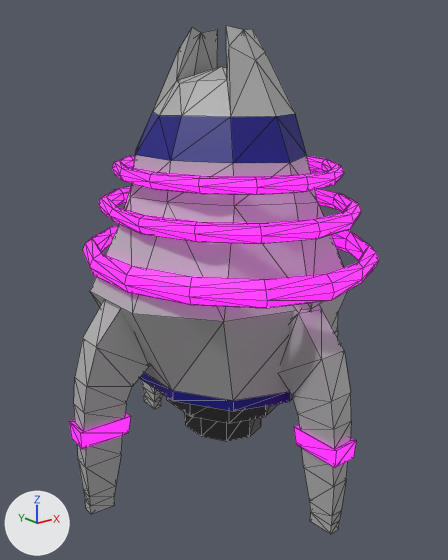
What one commit did to the FBX model GlobalGameJam2021/Assets/Art/Model/MO_player.fbx.
Both versions are drawn from a 50 mm camera at (-0.453, -0.56, 0.395) aimed at (-0.007, -0.003, 0.172). The axes (+X, +Y, +Z) are drawn at lower left. The lights are the same throughout. Mesh edges are drawn as thin lines. Where no turn or scale is listed for an object, it has been applied to the vertices.

The older version as bpy lines, for what is in view:
```python
me_cylinder_017 = bpy.data.meshes.new('Cylinder.017')
me_cylinder_017.from_pydata(...)  # 332 vertices, 644 faces; spans x -0.206..0.199, y -0.2..0.205, z -0.044..0.486
me_cylinder_017.materials.append(mat_material_031)  # grey #afafaf
me_cylinder_017.materials.append(mat_neon)  # pink #e713da
me_cylinder_017.materials.append(mat_material_036)  # blue #08007d
me_cylinder_017.materials.append(mat_dark)  # black #303030
me_cylinder_017.materials.append(mat_material_033)  # grey #afafaf
me_cylinder_017.materials.append(mat_neon_008)  # pink #e713da
me_cylinder_017.materials.append(mat_material_035)  # grey #afafaf
me_cylinder_017.materials.append(mat_neon_010)  # pink #e713da
me_cylinder_017.materials.append(mat_material_034)  # grey #afafaf
me_cylinder_017.materials.append(mat_neon_009)  # pink #e713da
me_cylinder_023 = bpy.data.meshes.new('Cylinder.023')
me_cylinder_023.from_pydata(...)  # 315 vertices, 630 faces; spans x -0.16..0.162, y -0.184..0.185, z 0.224..0.343
me_cylinder_023.materials.append(mat_neon)  # pink #e713da
ob_player = bpy.data.objects.new('player', me_cylinder_017)
ob_player.location = (0.0, 0.0, -0.03)
ob_ring = bpy.data.objects.new('ring', me_cylinder_023)
ob_ring.location = (0.0, 0.0, -0.03)
```
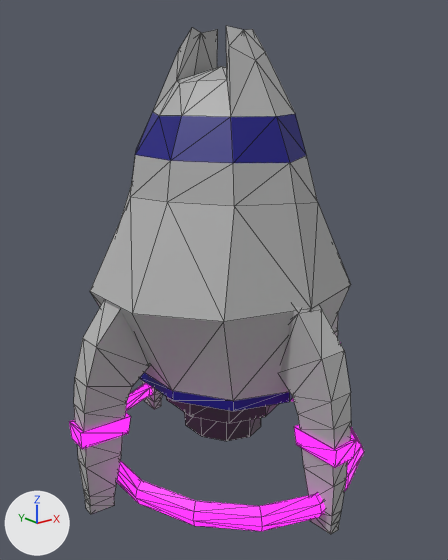
Boxes (x1, y1, x2, y2) around the edits, measured in the pictures (448 x 560 px):
```json
{"object": "ring", "change": "deleted", "before": [83, 155, 379, 308], "on screen": "pink"}
{"object": "ring1", "change": "added", "after": [116, 383, 364, 531], "on screen": "pink"}
```

Scene script edits in JSON lines:
```json
{"op": "add", "block": "me_cylinder_023_1", "code": ["me_cylinder_023_1 = bpy.data.meshes.new('Cylinder.023')", "me_cylinder_023_1.from_pydata(...)  # 105 vertices, 210 faces; spans x -0.16..0.162, y -0.184..0.185, z -0.026..0.002", "me_cylinder_023_1.materials.append(mat_neon)  # pink #e713da"]}
{"op": "remove", "block": "ob_ring", "code": ["ob_ring = bpy.data.objects.new('ring', me_cylinder_023)", "ob_ring.location = (0.0, 0.0, -0.03)"]}
{"op": "add", "block": "ob_ring1", "code": ["ob_ring1 = bpy.data.objects.new('ring1', me_cylinder_023_1)", "ob_ring1.location = (0.0, 0.0, -0.03)"]}
```
